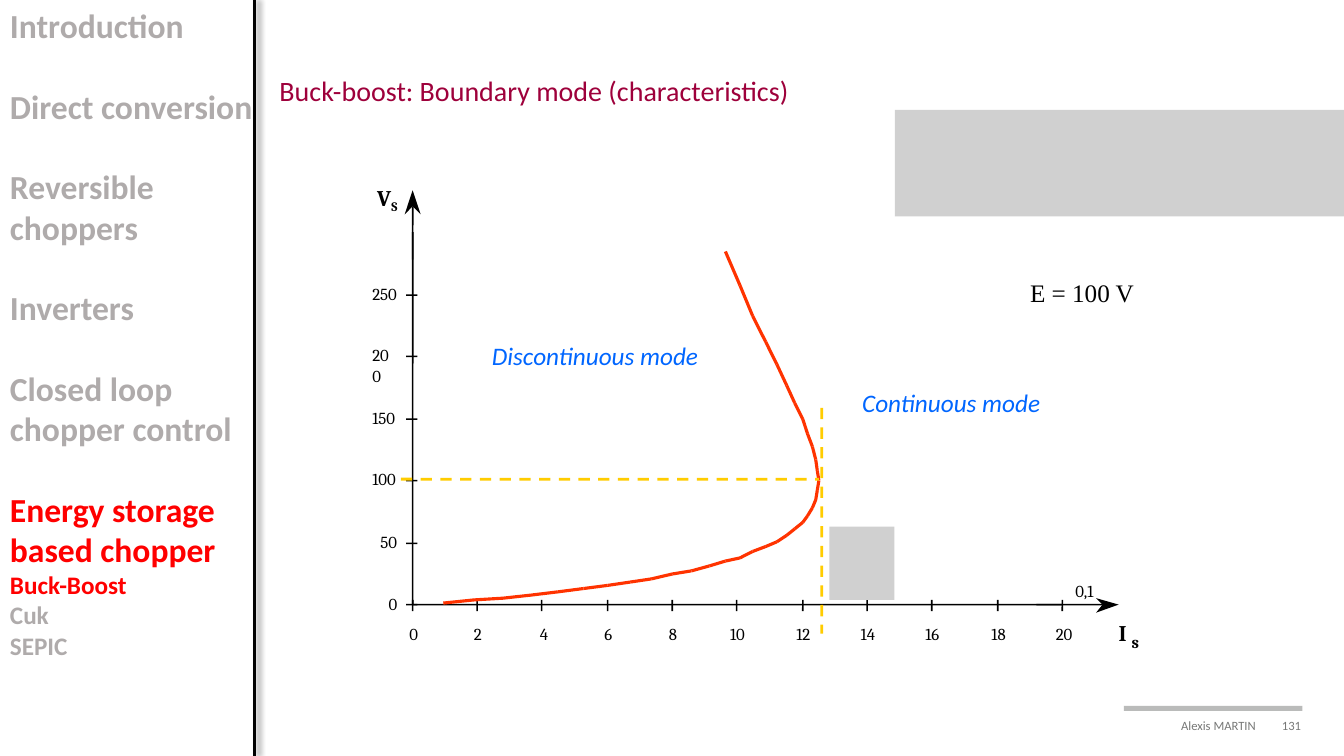
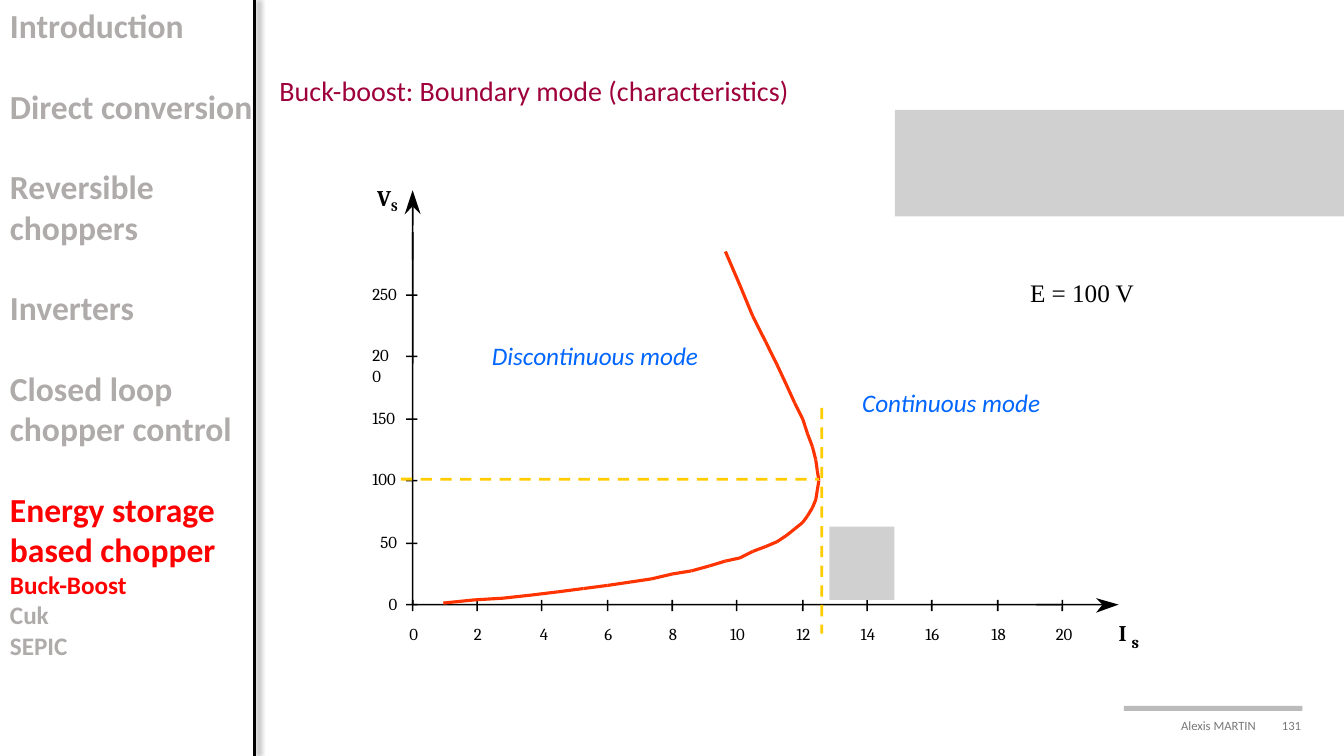
Before and after one commit to alexismartin46/Cours_Electronique_de_Puissance_FISE2, a slide deck: slide 131 of Cours/Cours1_choppers.pptx. Drawn at 1344x756 pixels with LibreOffice and Linux fonts; fonts in the diff are those of the drawing; grey boxes stand for pictures; background and template pictures are left out. Boxes give left, top, right and bottom in pixels: in the first picture for what was removed or moved away, otherwise in the second. Text is boxed around its words. In the diff, an @@ line names an element or a change of style, - is before the commit and + after.

```diff
--- a/Cours/Cours1_choppers.pptx
+++ b/Cours/Cours1_choppers.pptx
@@ text removed at [1075,585,1093,599] @@
-0,1
```
Also in this commit, not shown: 3 other slides changed, 29 other files.
